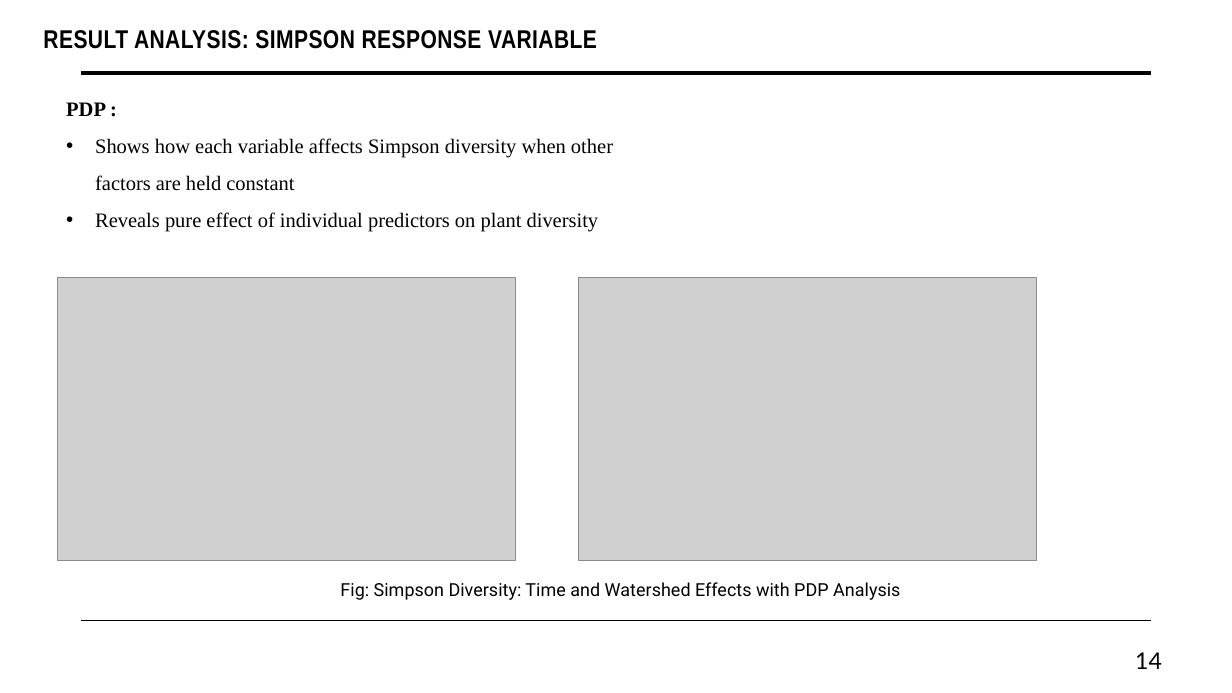
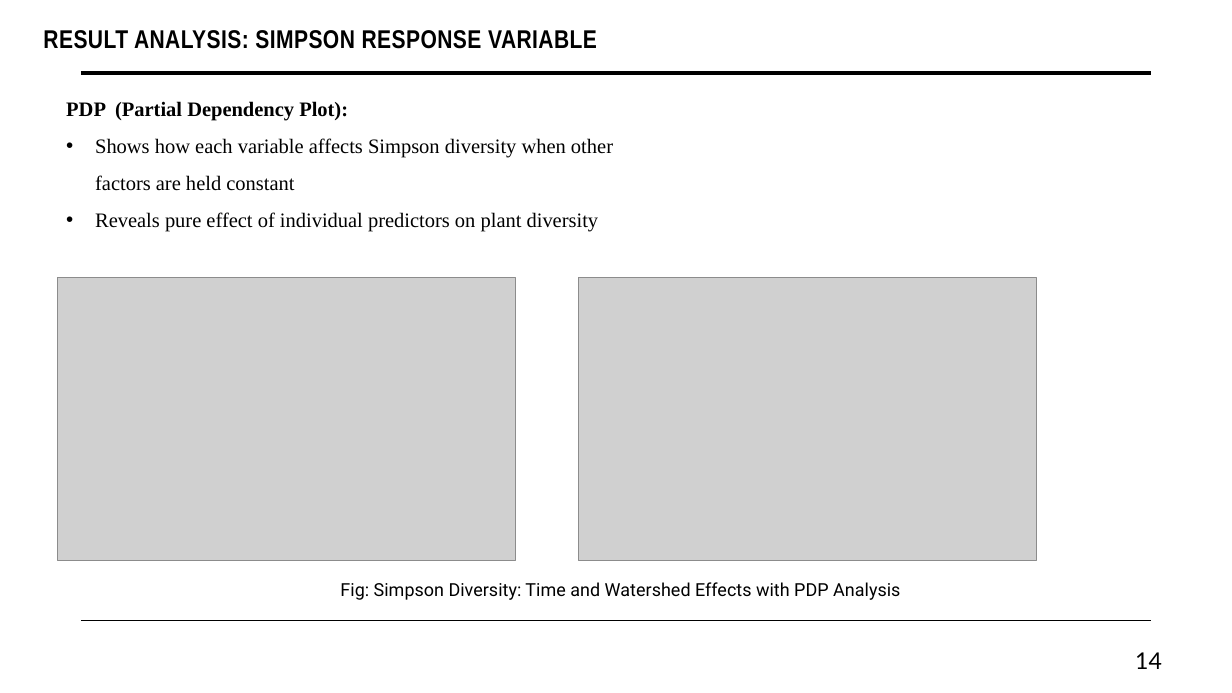
Before and after one commit to aftabzmn1/bison-impact-analysis_with_ML, a slide deck: slide 14 of Presentation/Bison Impact on GrassLand.pptx. Drawn at 1232x693 pixels with LibreOffice and Linux fonts; fonts in the diff are those of the drawing; grey boxes stand for pictures. Boxes give left, top, right and bottom in pixels: in the first picture for what was removed or moved away, otherwise in the second. Text is boxed around its words. In the diff, an @@ line names an element or a change of style, - is before the commit and + after.

Commit message:
presentation

```diff
--- a/Presentation/Bison Impact on GrassLand.pptx
+++ b/Presentation/Bison Impact on GrassLand.pptx
@@ text at <box>66,101,348,121</box>: text changed @@
-PDP :
+PDP (Partial Dependency Plot):
```
